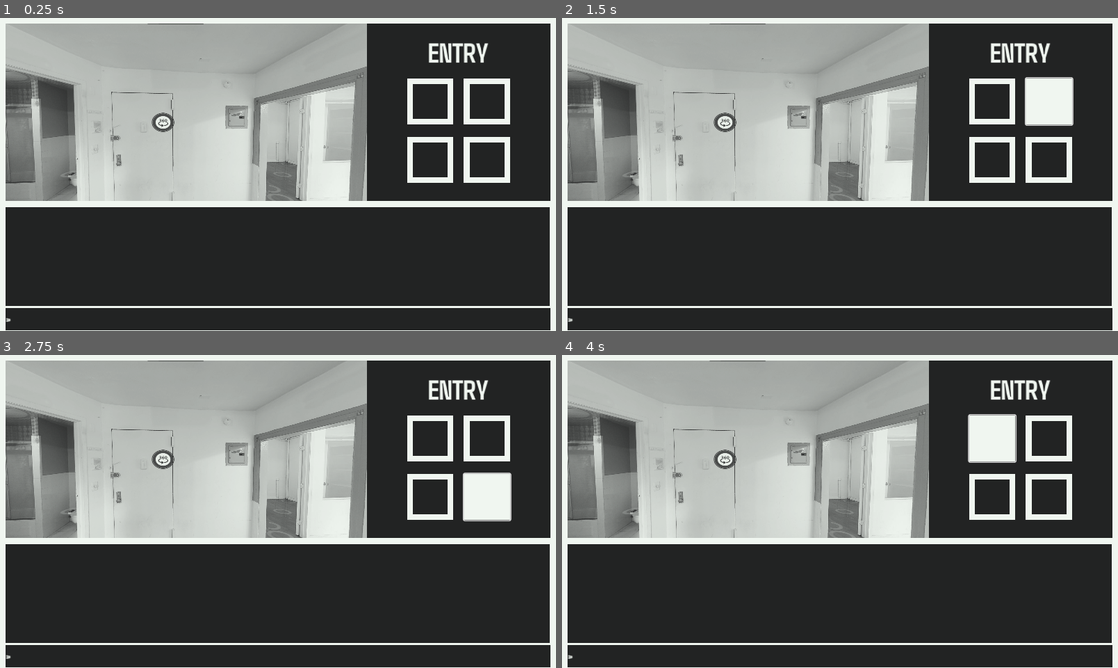
Above: before the commit, frames 1-4 (two rows, left to right).
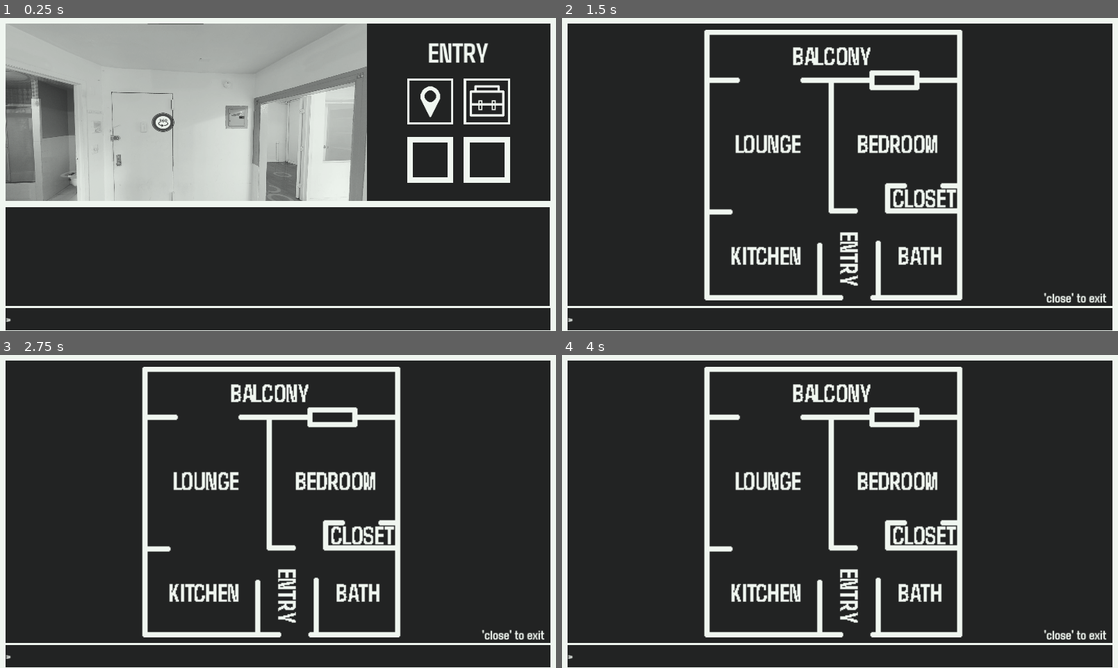
Above: after the commit, the same moments.

Repository: Birdboys/syzygyMystery
Game: Godot game, scene res://Scenes/main.tscn
Two runs of this game, one before a commit and one after it. Both use one fixed random seed, a clock stepped at 60 frames per second and the inputs below.
Inputs (mouse positions are in pixels of both pictures, inside the frame that each line leads up to):
- Up to frame 1 (0.25 s): no input
- Up to frame 2 (1.5 s): click (990, 102) at 0.52 s; click (1051, 102) at 1.27 s
- Up to frame 3 (2.75 s): click (489, 495) at 2.02 s
- Up to frame 4 (4 s): click (990, 495) at 2.77 s; click (990, 439) at 3.52 s

The runs differ from the first frame. In frame 1, 1.1% of the frame differs, in the area x 73-92%, y 20-34%; in frame 2, 46%; in frame 3, 46%; in frame 4, 46%, in the area x 1-99%, y 1-92%.

Commit message:
Fixed text reverse crawl issue

Diff:
--- a/Assets/texts/kitchen/kitchen_look.json
+++ b/Assets/texts/kitchen/kitchen_look.json
@@ -6,9 +6,9 @@
 	"freezer":"On the freezer door hangs a calendar.",
 	"freezeremptyat":"On the freezer door hangs a calendar.",
 	"freezerempty":"On the freezer door hangs a calendar.",
-	"freezeremptyin":"All that's left is ice packs and frozen peas.",
+	"freezeremptyin":"All that's left is ice packs, booze, and frozen peas.",
 	"refridgeratorin":"A half empty can of black beans, two bottles of dijon mustard, and potato with questionable growths. A cold but barren wasteland. Rations were thin in this home.",
-	"freezerin":"Nestled behind bags of unused broccoli and ice packs you can see what looks like a black cord tucked into an icy corner.",
+	"freezerin":"Nestled behind bags of unused broccoli, dwindling bottle of frozen vodka, and ice packs, you can see what looks like a black cord tucked into an icy corner.",
 	"cord":"Obfuscated by frozen goodies, it's hard to tell what exactly what this cord is doing here.",
 	"cordat":"Obfuscated by frozen goodies, it's hard to tell what exactly what this cord is doing here.",
 	"cordinv":"A medium length, black powercord",
--- a/Scenes/main.tscn
+++ b/Scenes/main.tscn
@@ -25,3 +25,4 @@
 theme = ExtResource("2_wf1pm")
 
 [connection signal="issue_command" from="UILAYER/UI" to="." method="_on_ui_issue_command"]
+[connection signal="map_pressed" from="UILAYER/UI" to="." method="_on_ui_map_pressed"]
--- a/Scenes/ui.tscn
+++ b/Scenes/ui.tscn
@@ -1,11 +1,15 @@
-[gd_scene load_steps=7 format=3 uid="uid://diwctax0r8rln"]
+[gd_scene load_steps=11 format=3 uid="uid://diwctax0r8rln"]
 
 [ext_resource type="Script" path="res://Scripts/ui.gd" id="1_cl1p8"]
 [ext_resource type="Theme" uid="uid://cbbach0iuxfwb" path="res://Assets/themes/monitorglow.tres" id="1_gawxa"]
 [ext_resource type="Texture2D" uid="uid://c7m0k5v2y71f7" path="res://Assets/temp_rooms/paperback/balcony.png" id="3_xn6we"]
 [ext_resource type="Script" path="res://Scripts/logText.gd" id="4_47nlu"]
+[ext_resource type="Texture2D" uid="uid://b2k80wemmbvwe" path="res://Assets/buttons/inventory_button1.png" id="4_qkayo"]
+[ext_resource type="Texture2D" uid="uid://bjnklgp63m10r" path="res://Assets/buttons/map_button1.png" id="4_rvxoy"]
 [ext_resource type="Texture2D" uid="uid://cgx2j82yd03gm" path="res://Assets/map.png" id="4_xr02f"]
 [ext_resource type="Script" path="res://Scripts/inputText.gd" id="5_ofolb"]
+[ext_resource type="Texture2D" uid="uid://cjy4qlns3uvvk" path="res://Assets/buttons/map_button2.png" id="5_t2s0f"]
+[ext_resource type="Texture2D" uid="uid://rrtlp4gui60w" path="res://Assets/buttons/inventory_button2.png" id="5_xpwo2"]
 
 [node name="UI" type="Control"]
 layout_mode = 3
@@ -67,25 +71,30 @@
 theme_override_constants/v_separation = -40
 columns = 2
 
-[node name="Button3" type="Button" parent="imagePanel/Panel/GridContainer"]
+[node name="mapButton" type="TextureButton" parent="imagePanel/Panel/GridContainer"]
 custom_minimum_size = Vector2(80, 80)
 layout_mode = 2
 size_flags_horizontal = 6
 size_flags_vertical = 6
-
-[node name="Button4" type="Button" parent="imagePanel/Panel/GridContainer"]
+texture_normal = ExtResource("4_rvxoy")
+texture_pressed = ExtResource("5_t2s0f")
+texture_hover = ExtResource("5_t2s0f")
+
+[node name="inventoryButton" type="TextureButton" parent="imagePanel/Panel/GridContainer"]
+layout_mode = 2
+size_flags_horizontal = 6
+size_flags_vertical = 6
+texture_normal = ExtResource("4_qkayo")
+texture_pressed = ExtResource("5_xpwo2")
+texture_hover = ExtResource("5_xpwo2")
+
+[node name="Button6" type="Button" parent="imagePanel/Panel/GridContainer"]
 custom_minimum_size = Vector2(80, 80)
 layout_mode = 2
 size_flags_horizontal = 6
 size_flags_vertical = 6
 
 [node name="Button5" type="Button" parent="imagePanel/Panel/GridContainer"]
-custom_minimum_size = Vector2(80, 80)
-layout_mode = 2
-size_flags_horizontal = 6
-size_flags_vertical = 6
-
-[node name="Button6" type="Button" parent="imagePanel/Panel/GridContainer"]
 custom_minimum_size = Vector2(80, 80)
 layout_mode = 2
 size_flags_horizontal = 6
@@ -185,6 +194,8 @@
 [node name="typewriterTimer" type="Timer" parent="."]
 wait_time = 0.1
 
+[connection signal="pressed" from="imagePanel/Panel/GridContainer/mapButton" to="." method="_on_map_button_pressed"]
+[connection signal="pressed" from="imagePanel/Panel/GridContainer/inventoryButton" to="." method="_on_inventory_button_pressed"]
 [connection signal="done_typing" from="textStuff/logText" to="." method="_on_log_text_done_typing"]
 [connection signal="text_submitted" from="inputText" to="." method="_on_input_text_text_submitted"]
 [connection signal="timeout" from="typewriterTimer" to="textStuff/logText" method="_on_typewriter_timer_timeout"]
--- a/Scripts/logText.gd
+++ b/Scripts/logText.gd
@@ -4,9 +4,7 @@
 signal done_typing
 # Called when the node enters the scene tree for the first time.
 func _ready():
-	pass # Replace with function body.
-
-
+	pass
 # Called every frame. 'delta' is the elapsed time since the previous frame.
 func _process(delta):
 	#print(visible_ratio)
--- a/Scripts/main.gd
+++ b/Scripts/main.gd
@@ -22,6 +22,9 @@
 	UI.updateLookImage(currentRoom, theme_names[theme_id])
 	UI.updateLookText(currentRoom[0].to_upper()+currentRoom.substr(1))
 	EventListener.event_triggered.connect(handleEvent)
+
+	UI.map_pressed.connect(executeMap)
+	UI.inventory_pressed.connect(executeInventory)
 	pass # Replace with function body.
 
 
@@ -95,6 +98,8 @@
 	UI.addLogText(help_text)
 func executeMap(command_data):
 	mode = 1
+	if command_data == null:
+		UI.addLogText('[b]> map[/b]')
 	UI.enterMap(theme_names[theme_id])
 	print("EXECUTING MAP COMMAND")
 func executeUse(command_data):
@@ -131,6 +136,8 @@
 
 func executeInventory(command_data):
 	print(inventory)
+	if command_data == null:
+		UI.addLogText('[b]> inventory[/b]', true)
 	print("EXECUTING INVENTORY COMMAND")
 func executeSpeak(command_data):
 	print("EXECUTING SPEAK COMMAND")
--- a/Scripts/ui.gd
+++ b/Scripts/ui.gd
@@ -4,12 +4,16 @@
 @onready var logText = $textStuff/logText
 @onready var lookImage = $imagePanel/lookImage
 @onready var spaceStrip = RegEx.new()
+@onready var bbStrip = RegEx.new()
 @onready var lookText = $imagePanel/Panel/lookText
 @onready var scrollVal := 0.05
 signal issue_command(command)
+signal map_pressed(dude)
+signal inventory_pressed(dude)
 # Called when the node enters the scene tree for the first time.
 func _ready():
 	spaceStrip.compile('\\s+')
+	bbStrip.compile("\\[.*?\\]")
 	pass # Replace with function body.
 
 # Called every frame. 'delta' is the elapsed time since the previous frame.
@@ -25,14 +29,19 @@
 		emit_signal("issue_command", command)
 
 
-func addLogText(t):
+func addLogText(t, reset=false):
 	#logText.text +=
+
 	logText.finishTyping()
-	var com = t +'\n'
-	var ratio = float(len(com))/(len(logText.get_parsed_text()) + len(com))
-	var time_step = ratio/len(com)
+	var length = len(bbStrip.sub(t, "", true))
+	var ratio = float(length)/(len(logText.get_parsed_text()) + length)
+	var time_step = ratio/length
+
 	#print(len(com), ratio, time_step)
 	logText.append_text(t +'\n')
+	if reset:
+		logText.finishTyping()
+		return
 	$typewriterTimer.start(scrollVal)
 	logText.startTyping(1-ratio, time_step)
 
@@ -59,3 +68,8 @@
 func _on_log_text_done_typing():
 	$typewriterTimer.stop()
 	pass # Replace with function body.
+
+func _on_map_button_pressed():
+	emit_signal("map_pressed", null)
+func _on_inventory_button_pressed():
+	emit_signal("inventory_pressed", null)
Binary file added: Assets/buttons/inventory_button.aseprite
Binary file added: Assets/buttons/inventory_button1.png
Not shown, added: Assets/buttons/inventory_button1.png.import
Binary file added: Assets/buttons/inventory_button2.png
Not shown, added: Assets/buttons/inventory_button2.png.import
Binary file added: Assets/buttons/map_button.aseprite
Binary file added: Assets/buttons/map_button1.png
Not shown, added: Assets/buttons/map_button1.png.import
Binary file added: Assets/buttons/map_button2.png
Not shown, added: Assets/buttons/map_button2.png.import
